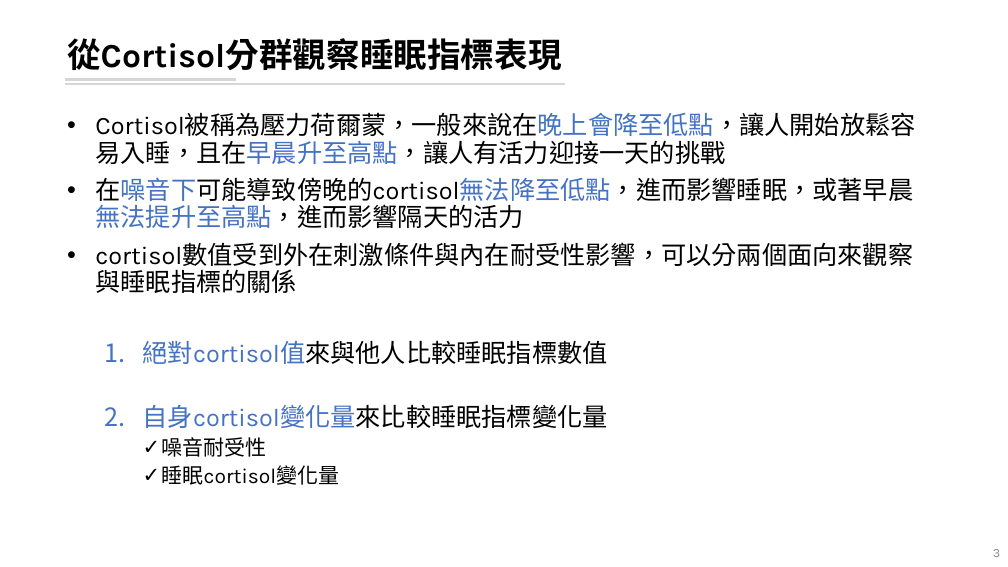
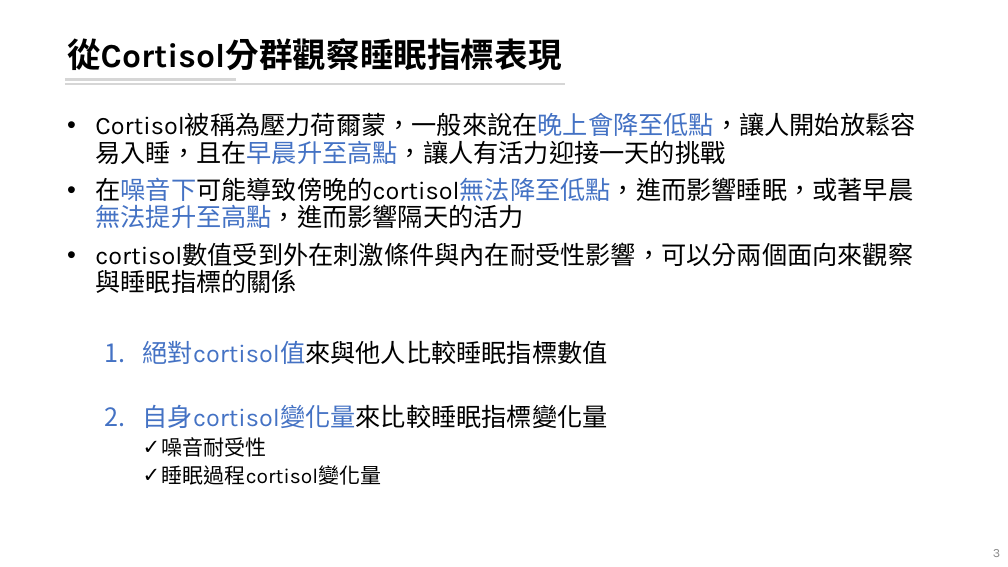
Before and after one commit to leooel97895750/REM_DataMining, a slide deck: slide 3 of 20210807_REM分析.pptx. Drawn at 1008x567 pixels with LibreOffice and Linux fonts; fonts in the diff are those of the drawing. Boxes give left, top, right and bottom in pixels: in the first picture for what was removed or moved away, otherwise in the second. Text is boxed around its words. In the diff, an @@ line names an element or a change of style, - is before the commit and + after.

```diff
--- a/20210807_REM分析.pptx
+++ b/20210807_REM分析.pptx
@@ text at (162,465,382,485): text changed @@
-    ✓ 睡眠cortisol變化量
+    ✓ 睡眠過程cortisol變化量
```
Also in this commit, not shown: 4 other slides changed, 10 slides added.
